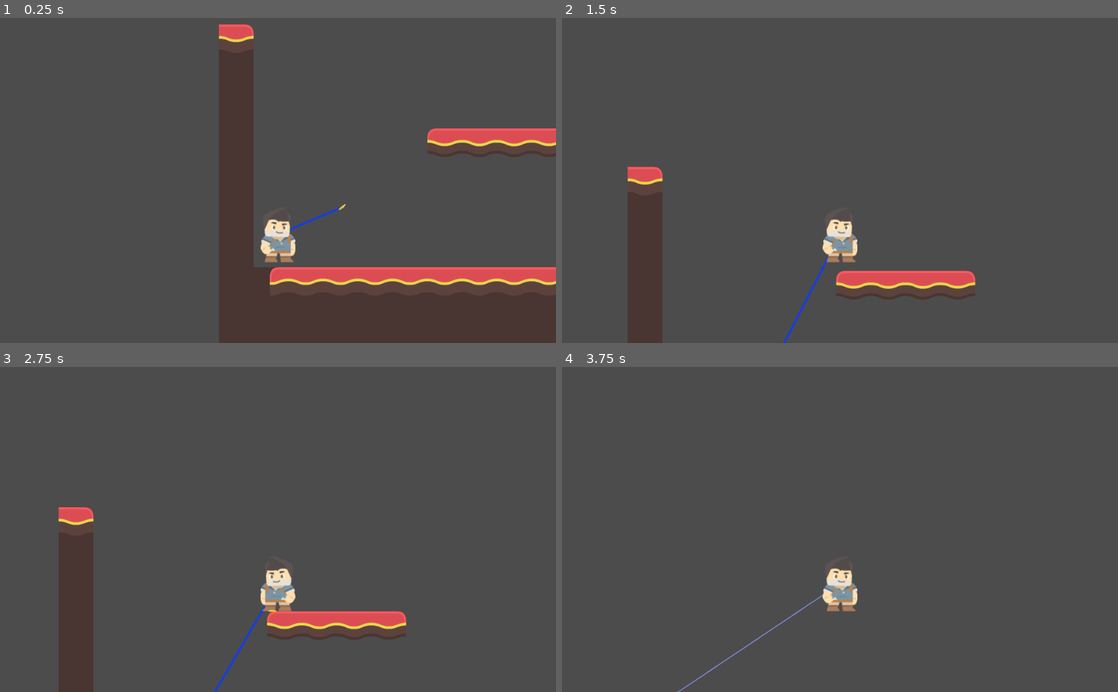
Above: before the commit, frames 1-4 (two rows, left to right).
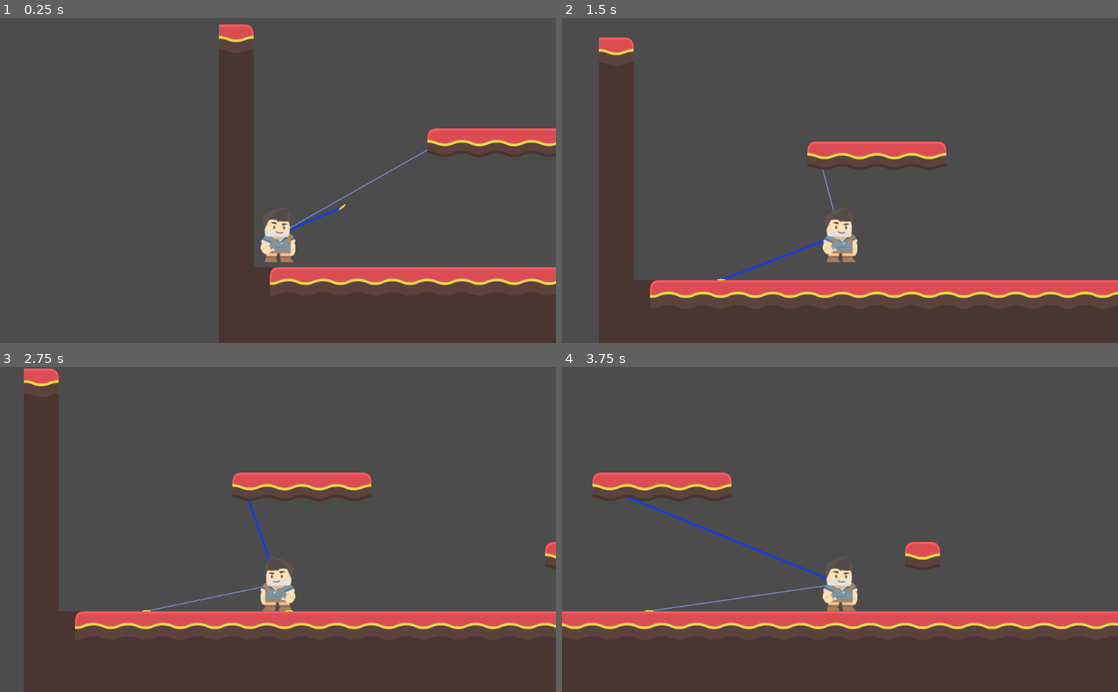
Above: after the commit, the same moments.

Repository: SadmanTariq/Coinshot
Game: Godot game, scene res://Screens/World.tscn
Two runs of this game, one before a commit and one after it. Both use one fixed random seed, a clock stepped at 60 frames per second and the inputs below.
Inputs (mouse positions are in pixels of both pictures, inside the frame that each line leads up to):
- Up to frame 1 (0.25 s): no input
- Up to frame 2 (1.5 s): move the mouse to (962, 164) at 0.52 s; hold Shift (flare) 0.53-1.28 s; hold D (move_right) from 0.53 s (still down); tap Space (jump) at 0.77 s; right-click (962, 164) at 0.8 s; move the mouse to (728, 196) at 1.27 s; right-click (728, 196) at 1.35 s
- Up to frame 3 (2.75 s): tap Space (jump) at 1.52 s; click (166, 545) at 1.55 s; move the mouse to (333, 458) at 2.02 s; release D (move_right) at 2.03 s; press the mouse at (333, 458) at 2.03 s; hold A (move_left) from 2.03 s (still down); tap Shift (flare) at 2.3 s
- Up to frame 4 (3.75 s): move the mouse to (812, 594) at 2.77 s; release A (move_left) at 2.78 s; release the mouse at (812, 594) at 2.78 s; hold D (move_right) from 2.78 s (still down); tap Shift (flare) at 2.85 s; tap Space (jump) at 3.02 s; right-click (812, 594) at 3.05 s; move the mouse to (1006, 578) at 3.52 s; hold Right mouse button (steel_push) from 3.53 s (still down)

The runs differ from the first frame. In frame 1, 0.1% of the frame differs, in the area x 52-77%, y 40-65%; in frame 2, 22%; in frame 3, 26%, in the area x 4-100%, y 0-100%; in frame 4, 24%.

Commit message:
Added static anchors and targets now selectable.

Diff:
--- /dev/null
+++ b/godot/Scenes/MetalAnchor.tscn
@@ -0,0 +1,34 @@
+[gd_scene load_steps=3 format=2]
+
+[sub_resource type="GDScript" id=2]
+script/source = "extends StaticBody2D
+
+
+# Declare member variables here. Examples:
+# var a = 2
+# var b = \"text\"
+
+
+# Called when the node enters the scene tree for the first time.
+func _ready():
+	pass # Replace with function body.
+
+
+# Called every frame. 'delta' is the elapsed time since the previous frame.
+#func _process(delta):
+#	pass
+
+func apply_push(origin: Vector2, strength: float, pusher_mass: float):
+	return global_position
+
+"
+
+[sub_resource type="CircleShape2D" id=1]
+
+[node name="MetalAnchor" type="StaticBody2D" groups=[
+"pushable",
+]]
+script = SubResource( 2 )
+
+[node name="Shape" type="CollisionShape2D" parent="."]
+shape = SubResource( 1 )
--- a/godot/Scenes/Player.tscn
+++ b/godot/Scenes/Player.tscn
@@ -1,14 +1,35 @@
-[gd_scene load_steps=6 format=2]
+[gd_scene load_steps=9 format=2]
 
 [ext_resource path="res://Sprites/adventurer_stand.png" type="Texture" id=1]
 [ext_resource path="res://Scripts/Player.gd" type="Script" id=2]
 [ext_resource path="res://Scripts/AlloLinesManager.gd" type="Script" id=3]
+[ext_resource path="res://Scripts/PushSelector.gd" type="Script" id=4]
 
 [sub_resource type="RectangleShape2D" id=2]
 extents = Vector2( 27.1024, 51 )
 
 [sub_resource type="RectangleShape2D" id=1]
 extents = Vector2( 512, 502.394 )
+
+[sub_resource type="GDScript" id=3]
+script/source = "extends Area2D
+
+export (String) var coin_group
+
+
+func _ready():
+	pass
+
+
+func _on_CoinDespawn_body_exited(body):
+	print(\"exited\")
+	if body.is_in_group(coin_group):
+		print(\"despawned\")
+		body.queue_free()
+"
+
+[sub_resource type="RectangleShape2D" id=4]
+extents = Vector2( 1500, 1500 )
 
 [node name="Player" type="KinematicBody2D"]
 script = ExtResource( 2 )
@@ -28,6 +49,19 @@
 visible = false
 shape = SubResource( 1 )
 
+[node name="CoinDespawn" type="Area2D" parent="Camera"]
+collision_layer = 3
+collision_mask = 3
+script = SubResource( 3 )
+__meta__ = {
+"_edit_group_": true
+}
+coin_group = "coin"
+
+[node name="Shape" type="CollisionShape2D" parent="Camera/CoinDespawn"]
+visible = false
+shape = SubResource( 4 )
+
 [node name="Sprite" type="Sprite" parent="."]
 texture = ExtResource( 1 )
 
@@ -37,5 +71,9 @@
 __meta__ = {
 "_edit_group_": true
 }
+
+[node name="PushSelector" type="Node2D" parent="."]
+script = ExtResource( 4 )
 [connection signal="body_entered" from="Camera/AlloLinesCheck" to="AlloLinesManager" method="_on_AlloLinesCheck_body_entered"]
 [connection signal="body_exited" from="Camera/AlloLinesCheck" to="AlloLinesManager" method="_on_AlloLinesCheck_body_exited"]
+[connection signal="body_exited" from="Camera/CoinDespawn" to="Camera/CoinDespawn" method="_on_CoinDespawn_body_exited"]
--- a/godot/Screens/World.tscn
+++ b/godot/Screens/World.tscn
@@ -1,8 +1,10 @@
-[gd_scene load_steps=33 format=2]
+[gd_scene load_steps=35 format=2]
 
 [ext_resource path="res://Spritesheets/tilesheet.png" type="Texture" id=1]
 [ext_resource path="res://Scenes/Player.tscn" type="PackedScene" id=2]
 [ext_resource path="res://Scenes/Coin.tscn" type="PackedScene" id=3]
+[ext_resource path="res://Scripts/World.gd" type="Script" id=4]
+[ext_resource path="res://Scenes/MetalAnchor.tscn" type="PackedScene" id=5]
 
 [sub_resource type="ConvexPolygonShape2D" id=1]
 points = PoolVector2Array( 0, 0, 64, 0, 64, 64, 0, 64 )
@@ -281,6 +283,7 @@
 0/z_index = 0
 
 [node name="World" type="Node2D"]
+script = ExtResource( 4 )
 
 [node name="TileMap" type="TileMap" parent="."]
 tile_set = SubResource( 29 )
@@ -295,7 +298,8 @@
 [node name="Player" parent="." instance=ExtResource( 2 )]
 position = Vector2( 109.092, 348.178 )
 
-[node name="Coin" parent="." groups=[
-"selected",
-] instance=ExtResource( 3 )]
+[node name="Coin" parent="." instance=ExtResource( 3 )]
 position = Vector2( 227.207, 309.002 )
+
+[node name="MetalAnchor" parent="." instance=ExtResource( 5 )]
+position = Vector2( 405.381, 219.793 )
--- a/godot/Scripts/AlloLinesManager.gd
+++ b/godot/Scripts/AlloLinesManager.gd
@@ -2,6 +2,7 @@
 
 
 export var lineable_group = "pushable"
+export var selectable_group = "selectable"
 
 var allomantic_line = preload("res://Scenes/AllomanticLine.tscn")
 
@@ -21,6 +22,7 @@
 	if !body.is_in_group(lineable_group):
 		return
 
+	body.add_to_group(selectable_group)
 	add_line(body)
 
 
@@ -28,6 +30,8 @@
 	if !body.is_in_group(lineable_group):
 		return
 
+	body.remove_from_group(selectable_group)
+
 	for line in get_children():
 		if line.attached_object == body:
 			line.queue_free()
--- a/godot/Scripts/Player.gd
+++ b/godot/Scripts/Player.gd
@@ -83,7 +83,6 @@
 
 
 func throw_coin():
-	print("thrown at", (get_global_mouse_position() - position).angle())
 	var coin_instance = coin.instance()
 	owner.add_child(coin_instance)
 	coin_instance.position = position
@@ -94,7 +93,10 @@
 
 
 func steel_push_selected(flared=false):
-	var target = get_tree().get_nodes_in_group("selected")[0]
+	var selected_list = get_tree().get_nodes_in_group("selected")
+	if len(selected_list) == 0:
+		return
+	var target = selected_list[0]
 	var strength = steelpush_strength
 	if flared:
 		strength = steelpush_flare_strength
--- /dev/null
+++ b/godot/Scripts/PushSelector.gd
@@ -0,0 +1,68 @@
+extends Node2D
+
+export var selectable_group = "selectable"
+export var selected_group = "selected"
+
+var allo_lines_manager
+
+func _ready():
+	pass
+
+
+# Called when the node enters the scene tree for the first time.
+#func _ready():
+#	allo_lines_manager = $"../AlloLinesManager"
+#
+#
+## Called every frame. 'delta' is the elapsed time since the previous frame.
+#func _process(_delta):
+#	var selectable_objects = []
+#	for l in allo_lines_manager.get_children():
+#		selectable_objects.append(l.attached_object)
+#
+#	if len(selectable_objects) > 1:
+#		print(selectable_objects)
+#
+#	if len(selectable_objects) == 0:
+#		return
+#
+#	var angles = []
+#
+#	var mouse_pos = get_global_mouse_position()
+#	for object in selectable_objects:
+#		angles.append(abs(mouse_pos.angle_to(object.global_position)))
+#
+#	var selected_index = 0
+#	for i in range(len(angles)):
+#		if angles[i] < angles[selected_index]:
+#			selected_index = i
+#
+#	for i in range(len(selectable_objects)):
+#		if i == selected_index:
+#			selectable_objects[i].add_to_group(selected_group)
+#		else:
+#			selectable_objects[i].remove_from_group(selectable_group)
+
+
+func _process(_delta):
+	var selectable_objects = get_tree().get_nodes_in_group(selectable_group)
+
+	if len(selectable_objects) == 0:
+		return
+
+	var angles = []
+
+	var mouse_pos = get_global_mouse_position()
+	for object in selectable_objects:
+		angles.append(abs(mouse_pos.angle_to(object.global_position)))
+
+	var selected_index = 0
+	for i in range(len(angles)):
+		if angles[i] < angles[selected_index]:
+			selected_index = i
+
+	for i in range(len(selectable_objects)):
+		if i == selected_index:
+			selectable_objects[i].add_to_group(selected_group)
+		else:
+			selectable_objects[i].remove_from_group(selected_group)
--- /dev/null
+++ b/godot/Scripts/World.gd
@@ -0,0 +1,15 @@
+extends Node2D
+
+export var max_coins = 5
+
+
+# Called when the node enters the scene tree for the first time.
+func _ready():
+	pass # Replace with function body.
+
+
+# Called every frame. 'delta' is the elapsed time since the previous frame.
+func _process(delta):
+	var coins = get_tree().get_nodes_in_group("coin")
+	if len(coins) > max_coins:
+		coins[0].queue_free()
